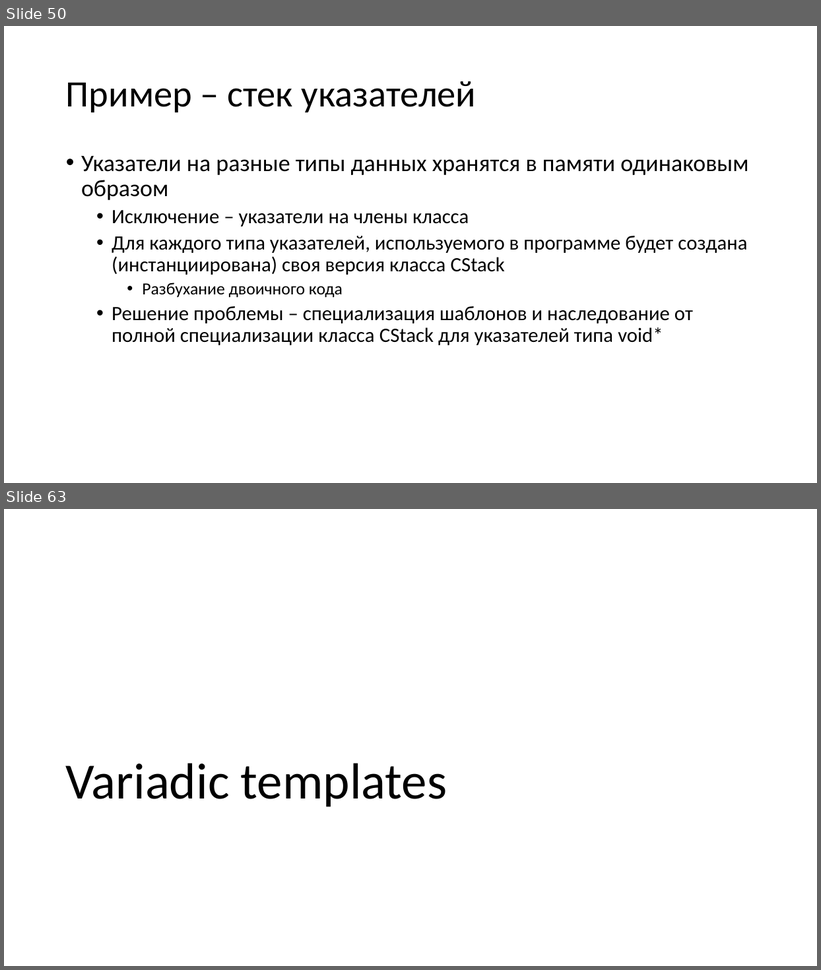
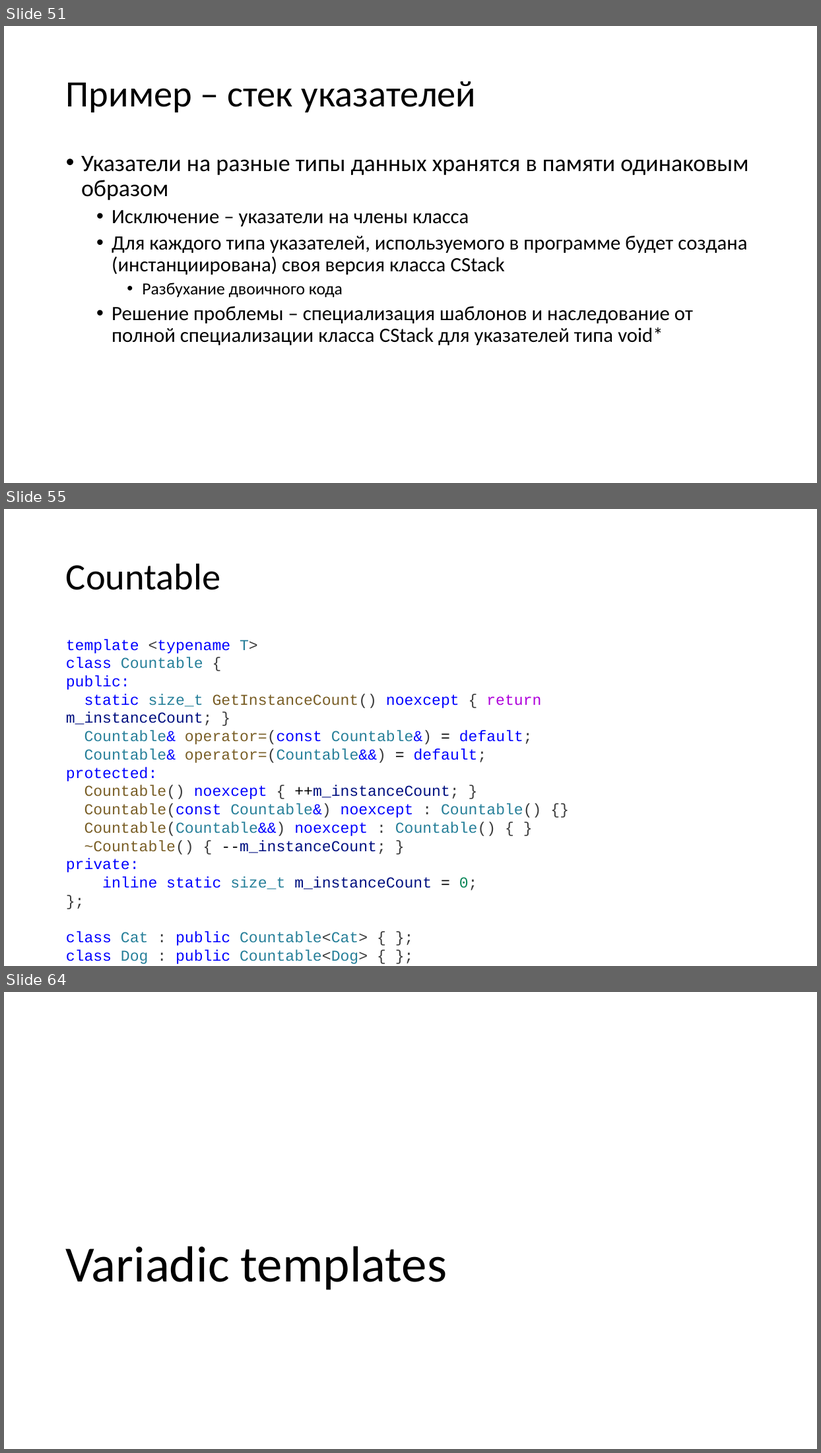
Before and after one commit to alexey-malov/oop, a slide deck: lectures/06/Обобщенное программирование, шаблоны.pptx. Shown one above the other, each under a label of ours: slides 50 and 63 before the commit, slides 51, 55 and 64 after it; the slides between them are not shown. The pictures are 821x970 and 821x1453 pixels, drawn with LibreOffice and Linux fonts; fonts in the diff are those of the drawing. Boxes give left, top, right and bottom in pixels: in the first picture for what was removed or moved away, otherwise in the second. Text is boxed around its words. In the diff, an @@ line names an element or a change of style, - is before the commit and + after.

```diff
--- a/lectures/06/Обобщенное программирование, шаблоны.pptx
+++ b/lectures/06/Обобщенное программирование, шаблоны.pptx
@@ slide 55 added at (4,509,817,966), background #FFFFFF @@
@@ title added at (66,563,221,590), 44 pt, text #000000 @@
+Countable
@@ text added at (66,639,541,962), 18 pt, text #0000FF @@
+template <typename T>
+class Countable {
+public:
+static size_t GetInstanceCount() noexcept { return m_instanceCount; }
+Countable& operator=(const Countable&) = default;
+Countable& operator=(Countable&&) = default;
+protected:
+Countable() noexcept { ++m_instanceCount; }
+Countable(const Countable&) noexcept : Countable() {}
+Countable(Countable&&) noexcept : Countable() { }
+~Countable() { --m_instanceCount; }
+private:
+inline static size_t m_instanceCount = 0;
+};
+class Cat : public Countable<Cat> { };
+class Dog : public Countable<Dog> { };
@@ what was slide 50 is now slide 51 @@
@@ what was slide 63 is now slide 64 @@
```
Also in this commit, not shown: 16 slides changed, 4 other slides added, 4 slides removed, 6 other files.
